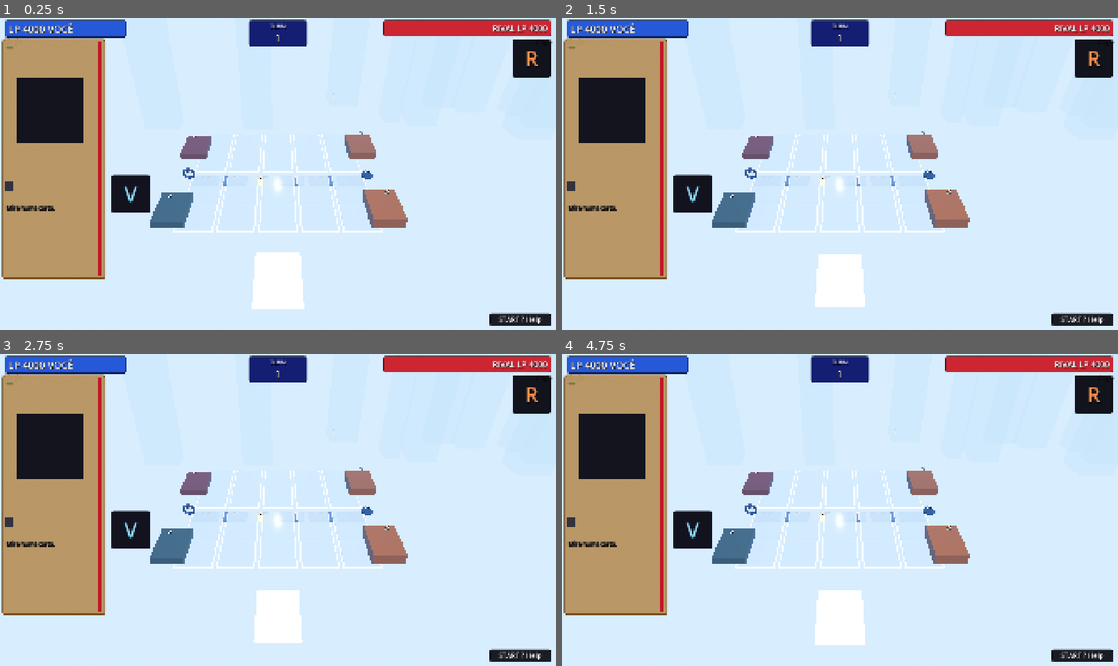
Above: before the commit, frames 1-4 (two rows, left to right).
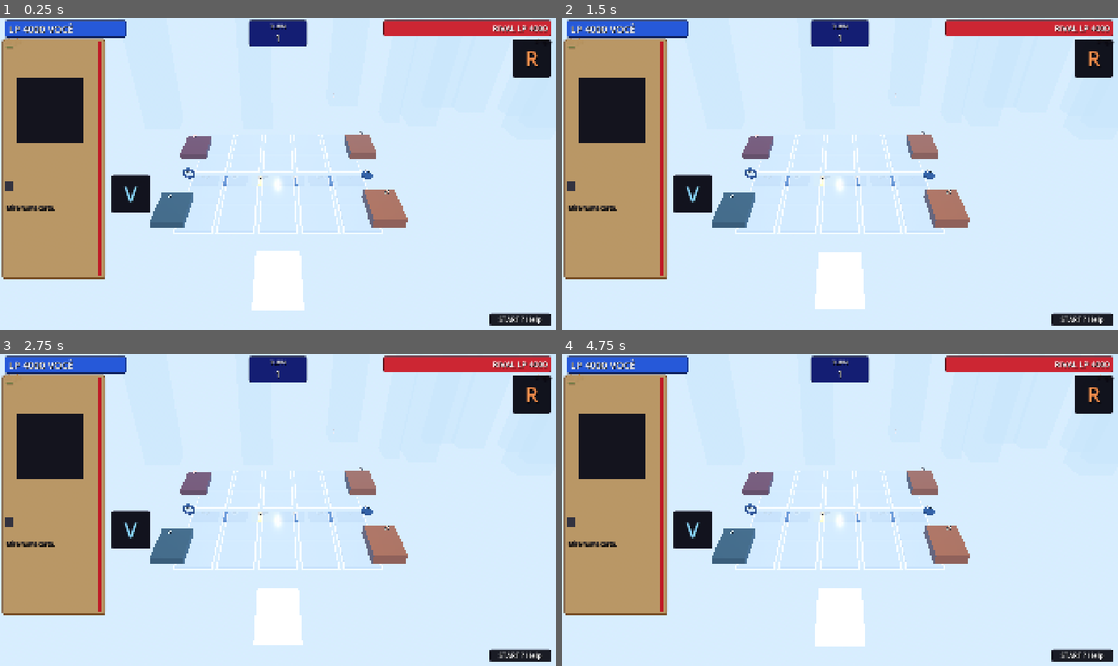
Above: after the commit, the same moments.

Repository: joeyviciousfake-netizen/Astralis
Game: Godot game, scene res://duel3d/mesa_3d.tscn
Same seed, same stepped clock (60 frames per second), same inputs: the game is played once before the commit and once after it.
Inputs (mouse positions are in pixels of both pictures, inside the frame that each line leads up to):
- Up to frame 1 (0.25 s): no input
- Up to frame 2 (1.5 s): tap Enter at 0.5 s; move the mouse to (962, 158) at 0.52 s; hold Shift 0.53-1.25 s; click (962, 158) at 0.67 s; tap Space at 1.25 s; drag from (728, 189) to (812, 236) at 1.27 s
- Up to frame 3 (2.75 s): tap Enter at 2 s; move the mouse to (333, 441) at 2.02 s; tap Ctrl at 2.1 s; click (333, 441) at 2.17 s
- Up to frame 4 (4.75 s): tap Space at 2.75, 4.25 s; drag from (812, 572) to (673, 463) at 2.77 s; tap Enter at 3.5 s; move the mouse to (1006, 556) at 3.52 s; tap Alt at 3.6 s; click (1006, 556) at 3.67 s; drag from (673, 463) to (756, 432) at 4.27 s

The runs differ from the first frame. In frame 1, 0.5% of the frame differs, in the area x 31-69%, y 44-94%; in frame 2, 0.5%; in frame 3, 0.5%; in frame 4, 0.5%.

Commit message:
runtime: carta 59x86 exato + arte medida a pixel + DEF deitada no plano

Diff:
--- a/astralis/duel3d/mesa_3d.gd
+++ b/astralis/duel3d/mesa_3d.gd
@@ -49,7 +49,9 @@
 const FASES_TAG := ["DP", "SP", "MP1", "BP", "MP2", "EP"]
 
 const LARG_CARTA := 1.0
-const ALT_CARTA := 1.43
+## Proporção exata da carta real 59x86mm (0,6860). Tudo que é carta, slot
+## ou pilha usa essa proporção — nenhuma carta fica de tamanho diferente.
+const ALT_CARTA := 86.0 / 59.0
 ## Finura real de carta (0,3mm numa carta 59mm = 0,005 da largura).
 const GROSS_CARTA := 0.005
 
@@ -449,8 +451,8 @@
 	campo.add_child(laterais)
 	# Pilhas nas laterais (ref nova): decks marrons flutuantes com o
 	# número de cartas em cima, cemitérios mais escuros.
-	laterais.add_child(_caixa("DeckRival", Vector3(1.0, 0.35, 1.43), Vector3(3.3, TOPO + 0.17, -2.2), _mat(Color(0.42, 0.24, 0.10))))
-	laterais.add_child(_caixa("DeckVoce", Vector3(1.0, 0.35, 1.43), Vector3(3.3, TOPO + 0.17, 1.6), _mat(Color(0.45, 0.26, 0.11))))
+	laterais.add_child(_caixa("DeckRival", Vector3(1.0, 0.35, 1.46), Vector3(3.3, TOPO + 0.17, -2.2), _mat(Color(0.42, 0.24, 0.10))))
+	laterais.add_child(_caixa("DeckVoce", Vector3(1.0, 0.35, 1.46), Vector3(3.3, TOPO + 0.17, 1.6), _mat(Color(0.45, 0.26, 0.11))))
 	laterais.add_child(_caixa("CemRival", Vector3(1.0, 0.22, 1.43), Vector3(-3.3, TOPO + 0.11, -2.2), _mat(Color(0.30, 0.16, 0.20), 0.25)))
 	laterais.add_child(_caixa("CemVoce", Vector3(1.0, 0.22, 1.43), Vector3(-3.3, TOPO + 0.11, 1.6), _mat(Color(0.16, 0.24, 0.30), 0.25)))
 	_lbl_conta_deck_rival = _rotulo3d("0", 60, Color(0.9, 0.85, 1.0))
@@ -479,7 +481,7 @@
 	_no_cartas = Node3D.new()
 	_no_cartas.name = "Cartas"
 	add_child(_no_cartas)
-	_cursor3d = _caixa("Cursor3D", Vector3(1.18, 0.06, 1.62), Vector3(0, TOPO, 4.15), _mat(Color(0.85, 0.93, 1.0), 1.6))
+	_cursor3d = _caixa("Cursor3D", Vector3(1.18, 0.06, 1.72), Vector3(0, TOPO, 4.15), _mat(Color(0.85, 0.93, 1.0), 1.6))
 	add_child(_cursor3d)
 	print("[MESA3D] Campo: 20 painéis de vidro + decks/cemitérios + 6 fases + tokens + Cursor3D.")
 
@@ -584,9 +586,9 @@
 	var no := Node3D.new()
 	no.name = "Painel_p%d_%s%d" % [lado, ("m" if tipo == "monstro" else "s"), indice]
 	no.position = Vector3(p.x, 0.0, p.z)
-	var borda := _caixa("Borda", Vector3(1.16, 0.03, 1.6), Vector3(0, TOPO - 0.055, 0), _vidro(Color(0.75, 0.90, 1.0), 0.85, 0.9))
+	var borda := _caixa("Borda", Vector3(1.16, 0.03, 1.69), Vector3(0, TOPO - 0.055, 0), _vidro(Color(0.75, 0.90, 1.0), 0.85, 0.9))
 	no.add_child(borda)
-	var base := _caixa("Base", Vector3(1.06, 0.05, 1.5), Vector3(0, TOPO - 0.03, 0), _vidro(Color(0.35, 0.60, 0.95), 0.42, 0.35))
+	var base := _caixa("Base", Vector3(1.06, 0.05, 1.545), Vector3(0, TOPO - 0.03, 0), _vidro(Color(0.35, 0.60, 0.95), 0.42, 0.35))
 	no.add_child(base)
 	return no
 
@@ -845,15 +847,16 @@
 	no.add_child(frente)
 	var eh_monstro := str(dado.get("card_type", "monster")) == "monster"
 	if tex_moldura != null:
-		# Arte na janela da moldura (medidas da moldura real, em %).
+		# Arte na janela da moldura (medida a pixel na moldura real:
+		# x 12,0%..88,9% e y 18,9%..70,9%).
 		var tex := _textura_arte(dado)
 		if tex != null:
-			no.add_child(_quad_textura("Arte", 0.764, 0.745, Vector3(0.005, 0.0765, zf + 0.002), tex))
+			no.add_child(_quad_textura("Arte", 0.769, 0.758, Vector3(0.0045, 0.0743, zf + 0.002), tex))
 		# Orbe do atributo no canto da placa.
 		var attr := str(dado.get("attribute", ""))
 		var tex_orbe := _textura_arquivo("assets/attributes/%s.png" % attr.to_lower())
 		if tex_orbe != null:
-			no.add_child(_quad_textura("Orbe", 0.095, 0.093, Vector3(0.3805, 0.6055, zf + 0.002), tex_orbe))
+			no.add_child(_quad_textura("Orbe", 0.095, 0.0947, Vector3(0.3805, 0.6173, zf + 0.002), tex_orbe))
 		# Estrelas = level (só monstro), à direita como na moldura.
 		if eh_monstro:
 			var tex_est := _textura_arquivo("assets/estrelas/estrela.png")
@@ -861,11 +864,11 @@
 				var n := clampi(int(dado.get("level", 0)), 0, 12)
 				for s in range(n):
 					var px := 0.42 - float(n - 1 - s) * (0.0457 + 0.008) - 0.0228
-					no.add_child(_quad_textura("Estrela%d" % s, 0.0457, 0.0459, Vector3(px, 0.5076, zf + 0.002), tex_est))
+					no.add_child(_quad_textura("Estrela%d" % s, 0.0457, 0.0444, Vector3(px, 0.5174, zf + 0.002), tex_est))
 	var nome := _rotulo3d(str(dado.get("name", "?")), 34, Color(0.12, 0.07, 0.03))
 	nome.name = "Nome"
 	nome.outline_size = 0
-	nome.position = Vector3(-0.0645, 0.621, zf + 0.003)
+	nome.position = Vector3(-0.0645, 0.6523, zf + 0.003)
 	no.add_child(nome)
 	var stats_txt := ""
 	if eh_monstro:
@@ -873,7 +876,7 @@
 	var stats := _rotulo3d(stats_txt, 32, Color(0.12, 0.07, 0.03))
 	stats.name = "Stats"
 	stats.outline_size = 0
-	stats.position = Vector3(0.05, -0.588, zf + 0.003)
+	stats.position = Vector3(0.05, -0.5991, zf + 0.003)
 	no.add_child(stats)
 	# Indicador ATK/DEF + face (só desenho, igual ao 2D que mostra a posição).
 	var tag_txt := "VIRADA" if face_down else ("DEF" if em_defesa else "ATK")
@@ -918,17 +921,17 @@
 		anel.mesh = toro
 		anel.material_override = _mat(Color(0.92, 0.82, 0.62), 0.5)
 		espiral.add_child(anel)
-	# Posição: DEF deita (gira Y 90°); virada mostra o verso (gira Y 180°).
+	# Posição: DEF deita NO PLANO (gira Z 90°, horizontal como na ref e
+	# no 2D); virada mostra o verso (gira Y 180°).
 	var giro_y := 0.0
-	if em_defesa:
-		giro_y += PI / 2.0
 	if face_down:
 		giro_y += PI
 	no.rotation.y = giro_y
-	# Rival de cabeça p/ baixo (homenagem ao 2D) só no ATK aberto — eixos
-	# combinados em DEF ficam estranhos, então DEF do rival fica normal.
+	# Rival de cabeça p/ baixo (homenagem ao 2D) só no ATK aberto.
 	if lado == 1 and not face_down and not em_defesa:
 		no.rotation.z = PI
+	elif em_defesa and not face_down:
+		no.rotation.z = PI / 2.0
 	return no
 
 
